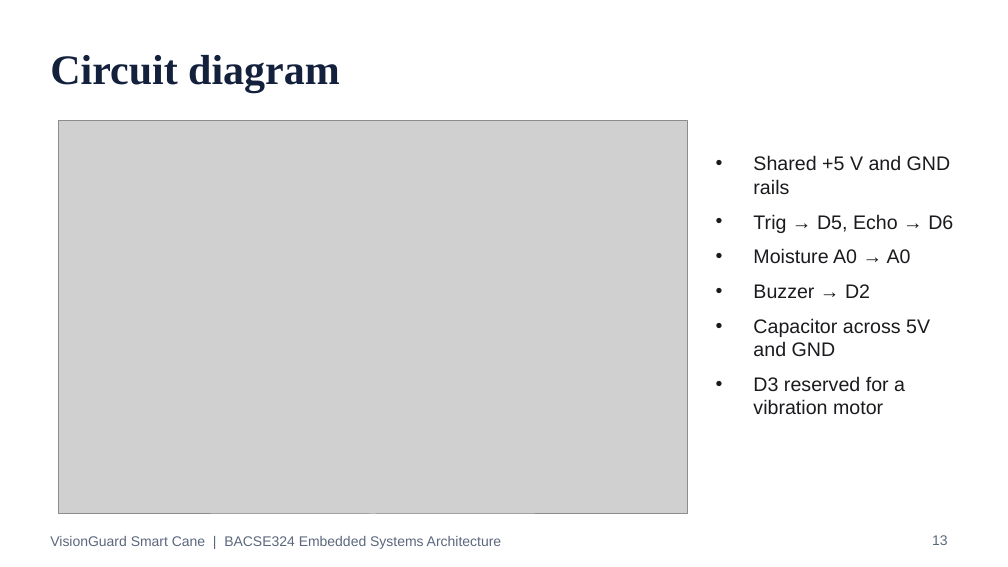
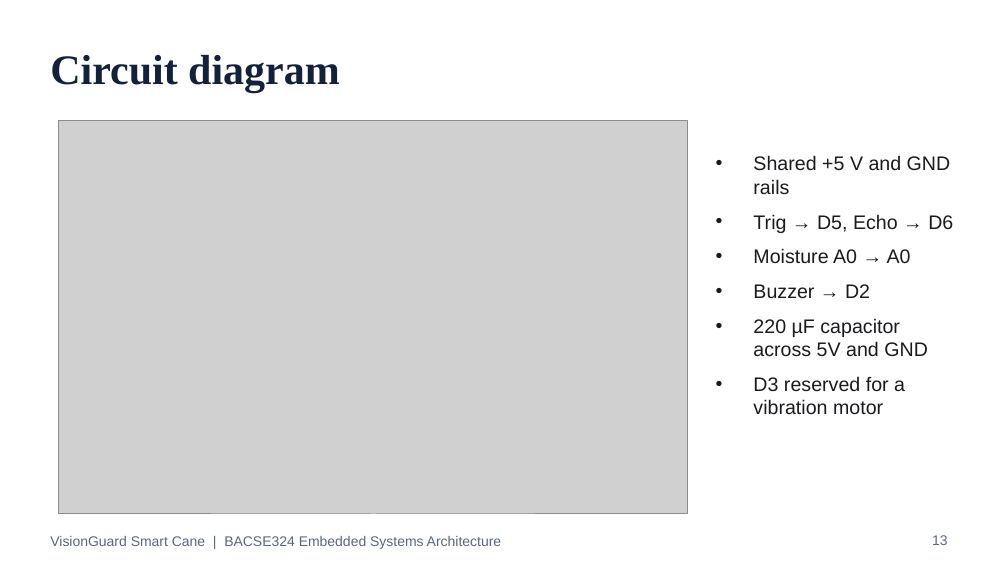
Before and after one commit to darshanpvt007-afk/visionguard-smart-cane, a slide deck: slide 13 of docs/VisionGuard_Presentation.pptx. Drawn at 1008x567 pixels with LibreOffice and Linux fonts; fonts in the diff are those of the drawing; grey boxes stand for pictures. Boxes give left, top, right and bottom in pixels: in the first picture for what was removed or moved away, otherwise in the second. Text is boxed around its words. In the diff, an @@ line names an element or a change of style, - is before the commit and + after.

```diff
--- a/docs/VisionGuard_Presentation.pptx
+++ b/docs/VisionGuard_Presentation.pptx
@@ text at <box>753,318,928,357</box>: text changed @@
-• Capacitor across 5V and GND
+• 220 µF capacitor across 5V and GND
```
Also in this commit, not shown: 4 other slides changed, 1 slide added, 1 slide removed, 2 other files.
